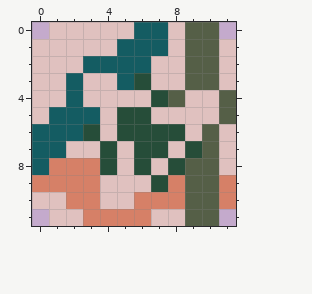
Pixel-art sprite -- 12px/soft/inform7_ide.png. This is how it looked before the edit.
The file is 12x12 pixels.
Now the later version:
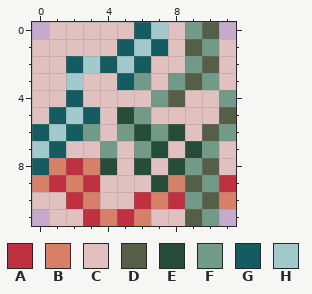
Palette (. is transparent): A #bf3041  B #d68067  C #e0c1bf  D #555f47  E #264d39  F #729a89  G #145c62  H #a2c9cb
Difference:
@@ x 0..11 @@
- 0 .CCCCCGGCDD.
- 1 CCCCCGGGCDDC
- 2 CCCGGGGCCDDC
- 3 CCGCCGECCDDC
- 4 CCGCCCCEDCCD
- 5 CGGGCEECCCCD
- 6 GGGECEEEECDC
- 7 GGCCECEECEDC
- 8 GBBBECECEDDC
- 9 BBBBCCCEBDDB
-10 CCBBCCBBBDDB
-11 .CCBBBBCCDD.
+ 0 .CCCCCGHCFD.
+ 1 CCCCCGHGCDFC
+ 2 CCGHGHGCCFDC
+ 3 CCHCCGFCFDFC
+ 4 CCGCCCCFDCCF
+ 5 CGHGCEFCCCCD
+ 6 GHGFCFEFECDF
+ 7 HGCCFCFECEFC
+ 8 GBABECECEFDC
+ 9 BABACCCEBDFA
+10 CCABCCABAFDB
+11 .CCABABCCDF.
Boxes around the changes in both pictures, in picture pixels (x1, y1, x2, y2):
changed: (32, 22, 236, 226)
